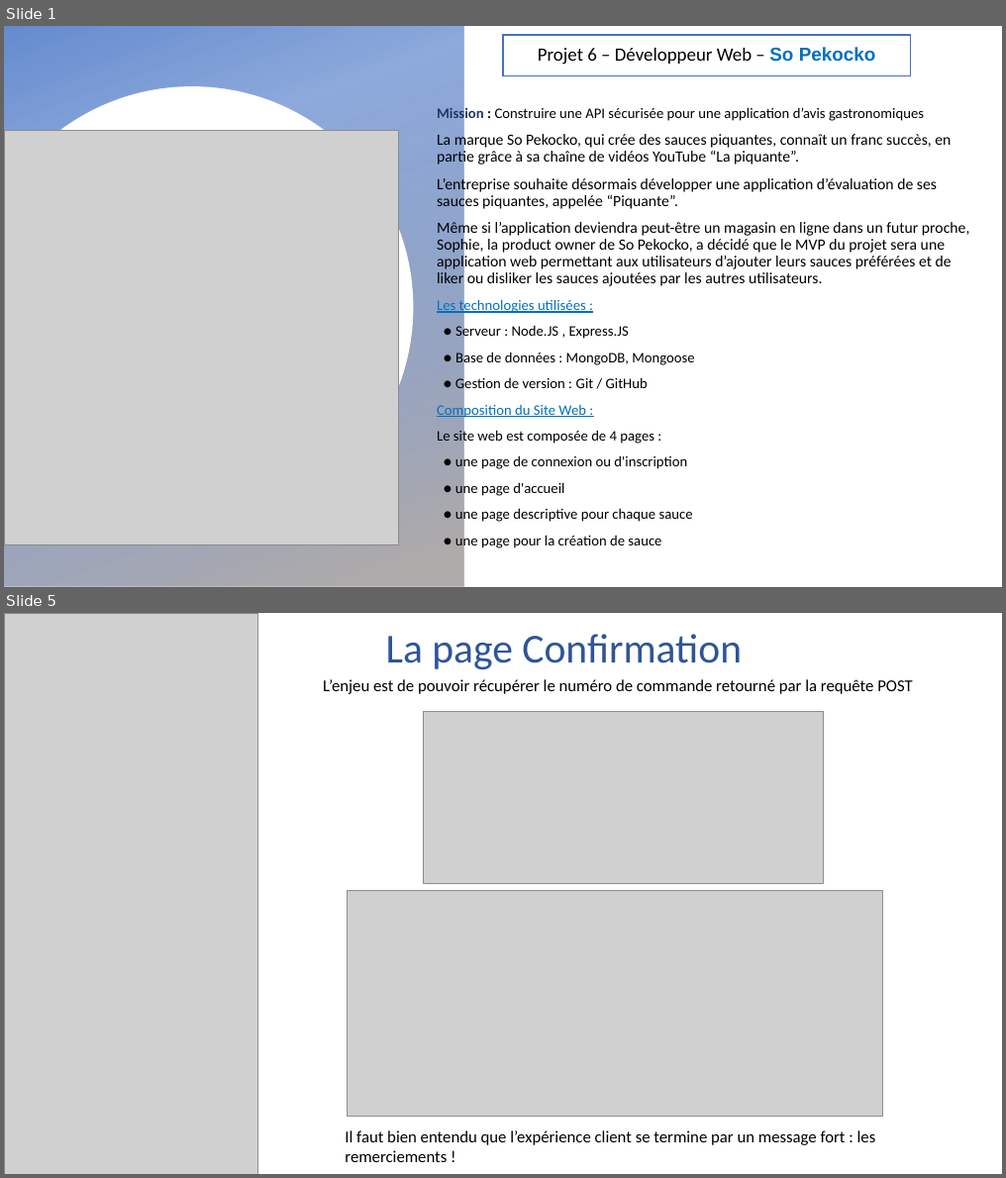
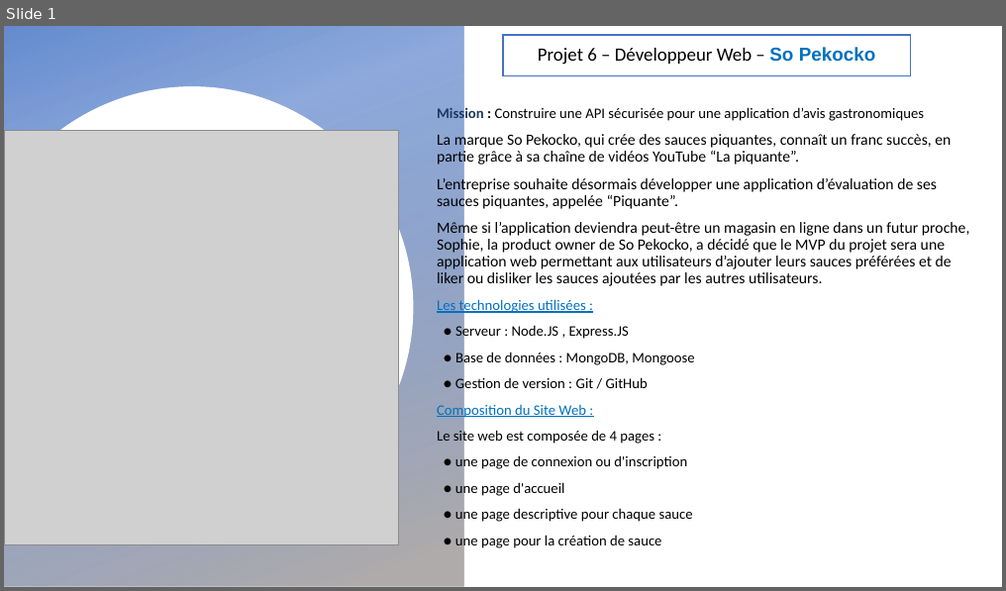
Before and after one commit to OlivierBASQUIN/OlivierBASQUIN, a slide deck: Présentation Projet 6 - So Peckocko.pptx. Shown one above the other, each under a label of ours: slides 1 and 5 before the commit, slide 1 after it; the slides between them are not shown. The pictures are 1006x1178 and 1006x591 pixels, drawn with LibreOffice and Linux fonts; fonts in the diff are those of the drawing; grey boxes stand for pictures; background and template pictures are left out. Boxes give left, top, right and bottom in pixels: in the first picture for what was removed or moved away, otherwise in the second. Text is boxed around its words. In the diff, an @@ line names an element or a change of style, - is before the commit and + after.

```diff
--- a/Présentation Projet 6 - So Peckocko.pptx
+++ b/Présentation Projet 6 - So Peckocko.pptx
@@ slide 5 removed at (4,613,1002,1174), background #FFFFFF @@
@@ picture removed at (4,614,257,1174) @@
@@ title removed at (386,634,742,669) @@
-La page Confirmation
@@ text removed at (323,679,913,694) @@
-L’enjeu est de pouvoir récupérer le numéro de commande retourné par la requête POST
@@ picture removed at (423,711,823,883) @@
@@ picture removed at (348,891,883,1116) @@
@@ text removed at (345,1131,876,1162) @@
-Il faut bien entendu que l’expérience client se termine par un message fort : les remerciements !
```
Also in this commit, not shown: 1 slide changed, 1 slide added, 3 other slides removed, 2 other files.
